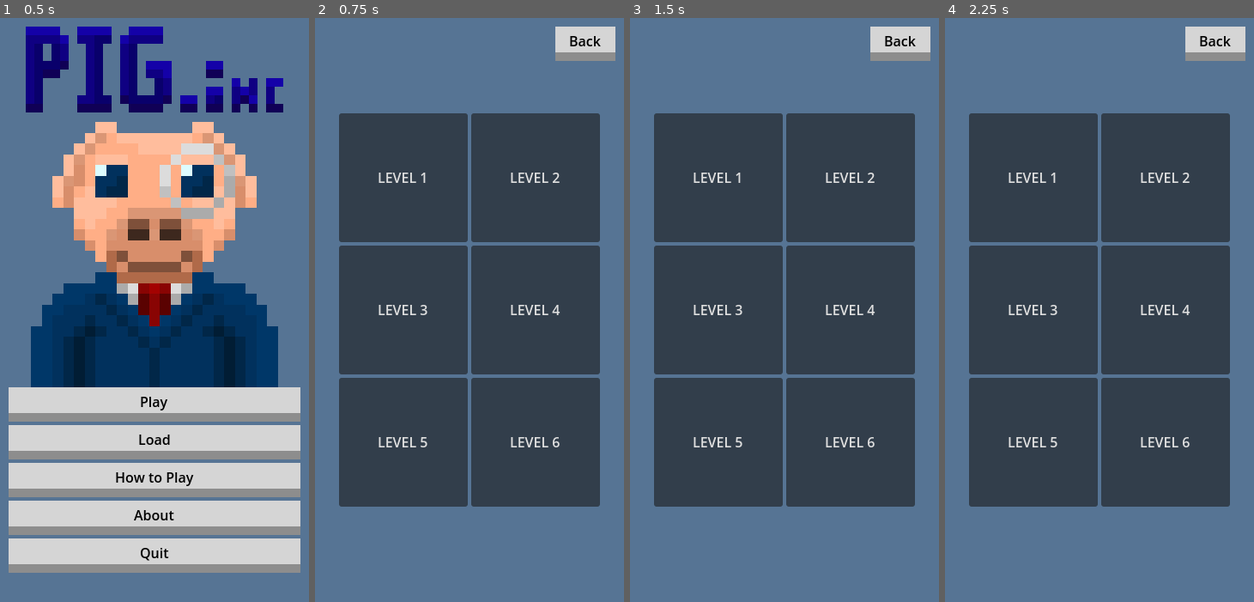
Above: before the commit, frames 1-4 (left to right).
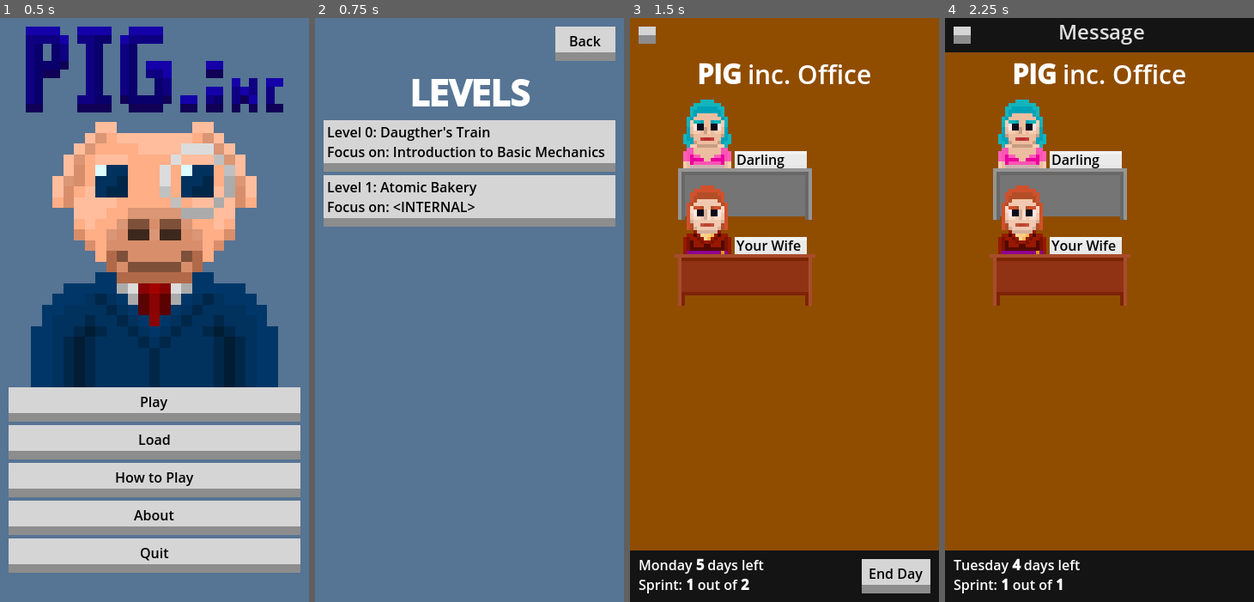
Above: after the commit, the same moments.

Repository: ltbk2023/pig
Game: Godot game, scene res://main.tscn
Two runs of this game, one before a commit and one after it. Both use one fixed random seed, a clock stepped at 60 frames per second and the inputs below.
Inputs (mouse positions are in pixels of both pictures, inside the frame that each line leads up to):
- Up to frame 1 (0.5 s): no input
- Up to frame 2 (0.75 s): click "Play" at 0.5 s
- Up to frame 3 (1.5 s): click (784, 146) at 1.25 s, where only the run after the commit has a clickable "Level 0: Daugther's Train Foc…"
- Up to frame 4 (2.25 s): click (1210, 578) at 2 s, where only the run after the commit has a clickable "End Day"

Frame 1 is identical in both runs. In frame 2, 58% of the frame differs, in the area x 2-98%, y 10-84%; in frame 3, 100%, in the area x 0-100%, y 0-100%; in frame 4, 100%.

Commit message:
PIG-285:Level Selection Rework

Diff:
--- /dev/null
+++ b/PIG/level/levels_metadata.json
@@ -0,0 +1,12 @@
+[
+	{
+		"name":"Daugther's Train",
+		"focus":"Introduction to Basic Mechanics",
+		"path":"res://level/level_1.json"
+	},
+	{
+		"name":"Atomic Bakery",
+		"focus":"<INTERNAL>",
+		"path":"res://level/basic_scenario.json"
+	}
+]
--- a/PIG/main.gd
+++ b/PIG/main.gd
@@ -6,8 +6,20 @@
 
 # Called when the node enters the scene tree for the first time.
 func _ready():
-	pass # Replace with function body.
+	var metadata = preload("res://level/levels_metadata.json").data
+	var i = 0
+	for data in metadata:
+		var button = Button.new()
+		button.text = "Level "+str(i)+": "+data["name"]+"\n"+\
+			"Focus on: "+data["focus"]
+		button.theme = preload("res://menu/gray_button_2.tres")
 
+		button.custom_minimum_size = Vector2(340,60)
+		button.alignment =HORIZONTAL_ALIGNMENT_LEFT
+
+		$CanvasLayer/LevelsContainer.add_child(button)
+		button.button_up.connect(_on_level_button_up.bind(data["path"]))
+		i += 1
 
 # Called every frame. 'delta' is the elapsed time since the previous frame.
 func _process(delta):
@@ -21,7 +33,7 @@
 func _on_play_button_up():
 	$CanvasLayer/VBoxContainer.visible = false
 	$Background.visible = false
-	$CanvasLayer/GridContainer.visible = true
+	$CanvasLayer/LevelsContainer.visible = true
 	$CanvasLayer/Back.visible = true
 
 #TODO: implement check if game is saved before quitting the game.
@@ -33,7 +45,7 @@
 func _on_back_button_up():
 	$CanvasLayer/VBoxContainer.visible = true
 	$Background.visible = true
-	$CanvasLayer/GridContainer.visible = false
+	$CanvasLayer/LevelsContainer.visible = false
 	$CanvasLayer/Back.visible = false
 	$CanvasLayer/ControlAbout.visible = false
 
@@ -141,7 +153,7 @@
 	$Game.queue_free()
 	$Background.visible = true
 	$CanvasLayer.visible = true
-	$CanvasLayer/GridContainer.visible = false
+	$CanvasLayer/LevelsContainer.visible = false
 	$CanvasLayer/ControlAbout.visible = false
 	$CanvasLayer/Back.visible = false
 	$CanvasLayer/VBoxContainer.visible = true
@@ -150,33 +162,14 @@
 	$Game.visible = false
 	$Game/CanvasLayer.visible = false
 	$CanvasLayer.visible = true
-	$CanvasLayer/GridContainer.visible = false
+	$CanvasLayer/LevelsContainer.visible = false
 	$CanvasLayer/VBoxContainer2.visible = true
 	$CanvasLayer/Back.visible = false
 
 # Called when "Level1" button is released. Load first level
-func _on_level_1_button_up():
-	start_level("level/level_1.json",true)
+func _on_level_button_up(path):
+	start_level(path,true)
 
-# Called when "Level2" button is released. Load second level
-func _on_level_2_button_up():
-	print("Warning: Second Level not implemented")
-
-# Called when "Level3" button is released. Load third level
-func _on_level_3_button_up():
-	print("Warning: Third Level not implemented")
-
-# Called when "Level4" button is released. Load fourth level
-func _on_level_4_button_up():
-	print("Warning: Fourth Level not implemented")
-
-# Called when "Level5" button is released. Load fifth level
-func _on_level_5_button_up():
-	print("Warning: Fifth Level not implemented")
-
-# Called when "Level6" button is released. Load sixth level
-func _on_level_6_button_up():
-	print("Warning: Sixth Level not implemented")
 
 func _on_about_button_up():
 	$CanvasLayer/VBoxContainer.visible = false
--- a/PIG/main.tscn
+++ b/PIG/main.tscn
@@ -116,9 +116,9 @@
 anchors_preset = 10
 anchor_right = 1.0
 offset_left = 10.0
-offset_top = 430.0
+offset_top = 80.0
 offset_right = -10.0
-offset_bottom = 646.0
+offset_bottom = 670.0
 grow_horizontal = 2
 size_flags_vertical = 0
 
@@ -146,53 +146,31 @@
 theme = ExtResource("4_0j783")
 text = "Exit"
 
-[node name="GridContainer" type="GridContainer" parent="CanvasLayer"]
+[node name="LevelsContainer" type="VBoxContainer" parent="CanvasLayer"]
 visible = false
+texture_filter = 1
 custom_minimum_size = Vector2(200, 0)
 anchors_preset = 8
 anchor_left = 0.5
 anchor_top = 0.5
 anchor_right = 0.5
 anchor_bottom = 0.5
-offset_left = -152.0
-offset_top = -229.0
-offset_right = 152.0
-offset_bottom = 229.0
+offset_left = -170.0
+offset_top = -280.0
+offset_right = 170.0
+offset_bottom = 178.0
 grow_horizontal = 2
 grow_vertical = 2
 size_flags_horizontal = 3
 size_flags_vertical = 0
-columns = 2
 
-[node name="Level1" type="Button" parent="CanvasLayer/GridContainer"]
-custom_minimum_size = Vector2(150, 150)
+[node name="Label" type="RichTextLabel" parent="CanvasLayer/LevelsContainer"]
+custom_minimum_size = Vector2(340, 55)
 layout_mode = 2
-text = "LEVEL 1"
-
-[node name="Level2" type="Button" parent="CanvasLayer/GridContainer"]
-custom_minimum_size = Vector2(150, 150)
-layout_mode = 2
-text = "LEVEL 2"
-
-[node name="Level3" type="Button" parent="CanvasLayer/GridContainer"]
-custom_minimum_size = Vector2(150, 150)
-layout_mode = 2
-text = "LEVEL 3"
-
-[node name="Level4" type="Button" parent="CanvasLayer/GridContainer"]
-custom_minimum_size = Vector2(150, 150)
-layout_mode = 2
-text = "LEVEL 4"
-
-[node name="Level5" type="Button" parent="CanvasLayer/GridContainer"]
-custom_minimum_size = Vector2(150, 150)
-layout_mode = 2
-text = "LEVEL 5"
-
-[node name="Level6" type="Button" parent="CanvasLayer/GridContainer"]
-custom_minimum_size = Vector2(150, 150)
-layout_mode = 2
-text = "LEVEL 6"
+theme_override_font_sizes/normal_font_size = 30
+theme_override_font_sizes/bold_font_size = 40
+bbcode_enabled = true
+text = "[center][b]LEVELS[/b][/center]"
 
 [node name="Back" type="Button" parent="CanvasLayer"]
 visible = false
@@ -214,10 +192,4 @@
 [connection signal="button_up" from="CanvasLayer/VBoxContainer/Quit" to="." method="_on_quit_button_up"]
 [connection signal="button_up" from="CanvasLayer/VBoxContainer2/Resume" to="." method="_on_resume_button_up"]
 [connection signal="button_up" from="CanvasLayer/VBoxContainer2/Exit" to="." method="_on_exit_button_up"]
-[connection signal="button_up" from="CanvasLayer/GridContainer/Level1" to="." method="_on_level_1_button_up"]
-[connection signal="button_up" from="CanvasLayer/GridContainer/Level2" to="." method="_on_level_2_button_up"]
-[connection signal="button_up" from="CanvasLayer/GridContainer/Level3" to="." method="_on_level_3_button_up"]
-[connection signal="button_up" from="CanvasLayer/GridContainer/Level4" to="." method="_on_level_4_button_up"]
-[connection signal="button_up" from="CanvasLayer/GridContainer/Level5" to="." method="_on_level_5_button_up"]
-[connection signal="button_up" from="CanvasLayer/GridContainer/Level6" to="." method="_on_level_6_button_up"]
 [connection signal="button_up" from="CanvasLayer/Back" to="." method="_on_back_button_up"]
--- /dev/null
+++ b/PIG/menu/gray_button_2.tres
@@ -0,0 +1,21 @@
+[gd_resource type="Theme" load_steps=4 format=3 uid="uid://b1rqdxaffxbpt"]
+
+[ext_resource type="StyleBox" uid="uid://cv8q5fs3s01fd" path="res://menu/gray_button_normal_2.tres" id="1_m6kd0"]
+[ext_resource type="StyleBox" uid="uid://dy8pk25bfruhi" path="res://menu/gray_button_pressed_2.tres" id="2_27r01"]
+
+[sub_resource type="StyleBoxEmpty" id="StyleBoxEmpty_vx8o7"]
+
+[resource]
+Button/colors/font_color = Color(0, 0, 0, 1)
+Button/colors/font_disabled_color = Color(0.87451, 0.87451, 0.87451, 0)
+Button/colors/font_focus_color = Color(0, 0, 0, 1)
+Button/colors/font_hover_color = Color(0, 0, 0, 1)
+Button/colors/font_hover_pressed_color = Color(1, 1, 1, 0)
+Button/colors/font_outline_color = Color(0, 0, 0, 1)
+Button/colors/font_pressed_color = Color(0.227451, 0.227451, 0.227451, 1)
+Button/colors/icon_focus_color = Color(1, 1, 1, 0)
+Button/styles/disabled = ExtResource("1_m6kd0")
+Button/styles/focus = SubResource("StyleBoxEmpty_vx8o7")
+Button/styles/hover = ExtResource("1_m6kd0")
+Button/styles/normal = ExtResource("1_m6kd0")
+Button/styles/pressed = ExtResource("2_27r01")
--- /dev/null
+++ b/PIG/menu/gray_button_normal_2.tres
@@ -0,0 +1,9 @@
+[gd_resource type="StyleBoxTexture" load_steps=2 format=3 uid="uid://cv8q5fs3s01fd"]
+
+[ext_resource type="Texture2D" uid="uid://ctds0v5wyffuw" path="res://menu/button.png" id="1_hko8e"]
+
+[resource]
+content_margin_left = 4.0
+content_margin_right = 4.0
+content_margin_bottom = 10.0
+texture = ExtResource("1_hko8e")
--- /dev/null
+++ b/PIG/menu/gray_button_pressed_2.tres
@@ -0,0 +1,9 @@
+[gd_resource type="StyleBoxTexture" load_steps=2 format=3 uid="uid://dy8pk25bfruhi"]
+
+[ext_resource type="Texture2D" uid="uid://dc4pj3gpo5vss" path="res://menu/button_pressed.png" id="1_wfepf"]
+
+[resource]
+content_margin_left = 4.0
+content_margin_top = 10.0
+content_margin_right = 4.0
+texture = ExtResource("1_wfepf")
Binary file added: PIG/menu/button.png
Not shown, added: PIG/menu/button.png.import
Binary file added: PIG/menu/button_pressed.png
Not shown, added: PIG/menu/button_pressed.png.import
